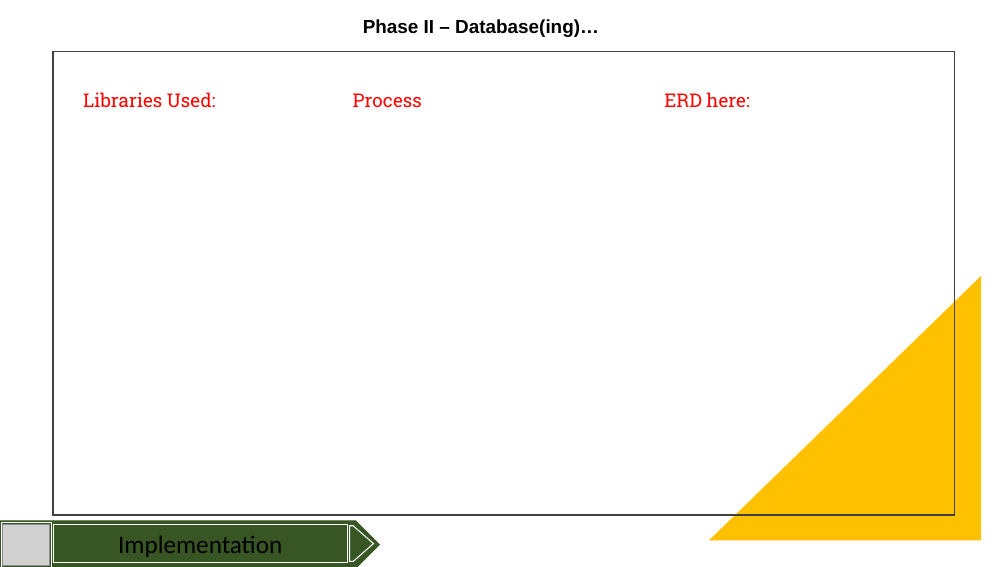
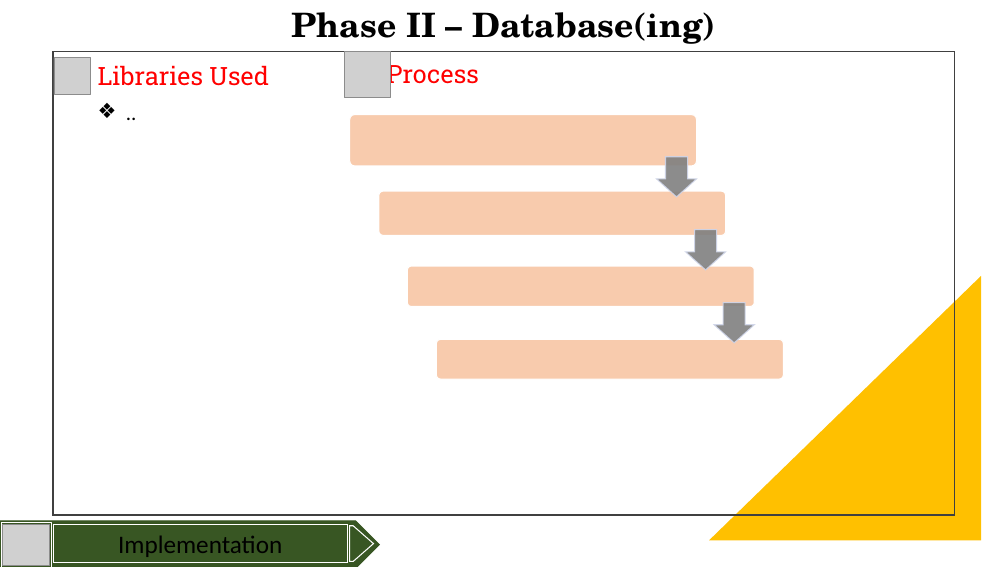
Before and after one commit to gusmendesbh/project3-group1, a slide deck: slide 7 of presentation/Slide_deck.pptx. Drawn at 1008x567 pixels with LibreOffice and Linux fonts; fonts in the diff are those of the drawing; grey boxes stand for pictures. Boxes give left, top, right and bottom in pixels: in the first picture for what was removed or moved away, otherwise in the second. Text is boxed around its words. In the diff, an @@ line names an element or a change of style, - is before the commit and + after.

Commit message:
added images, updated athletes, added slides

```diff
--- a/presentation/Slide_deck.pptx
+++ b/presentation/Slide_deck.pptx
@@ text at (291,12,716,44): text changed; size 18 to 32 pt; font Arial to TeX Gyre Schola @@
-Phase II – Database(ing)…
+Phase II – Database(ing)
@@ picture added at (54,57,90,94) @@
@@ picture added at (344,51,390,98) @@
@@ text "Process": place and size @@
-text "Process" at (353,93,422,107)
+text "Process" at (387,60,479,89)
@@ text "Process" at (387,60,479,89): size 18 to 24 pt @@
@@ text at (98,65,269,86): text changed; size 18 to 24 pt @@
-Libraries Used:
+Libraries Used
@@ text added at (90,95,377,129), 20 pt, text #000000 @@
+❖ ..
@@ text removed at (664,92,749,107) @@
-ERD here:
@@ group added at (350,115,783,379): 4 rounded rectangles, 3 down arrows @@
```
Also in this commit, not shown: 5 other slides changed, 1 slide added, 3 slides removed, 17 other files.
